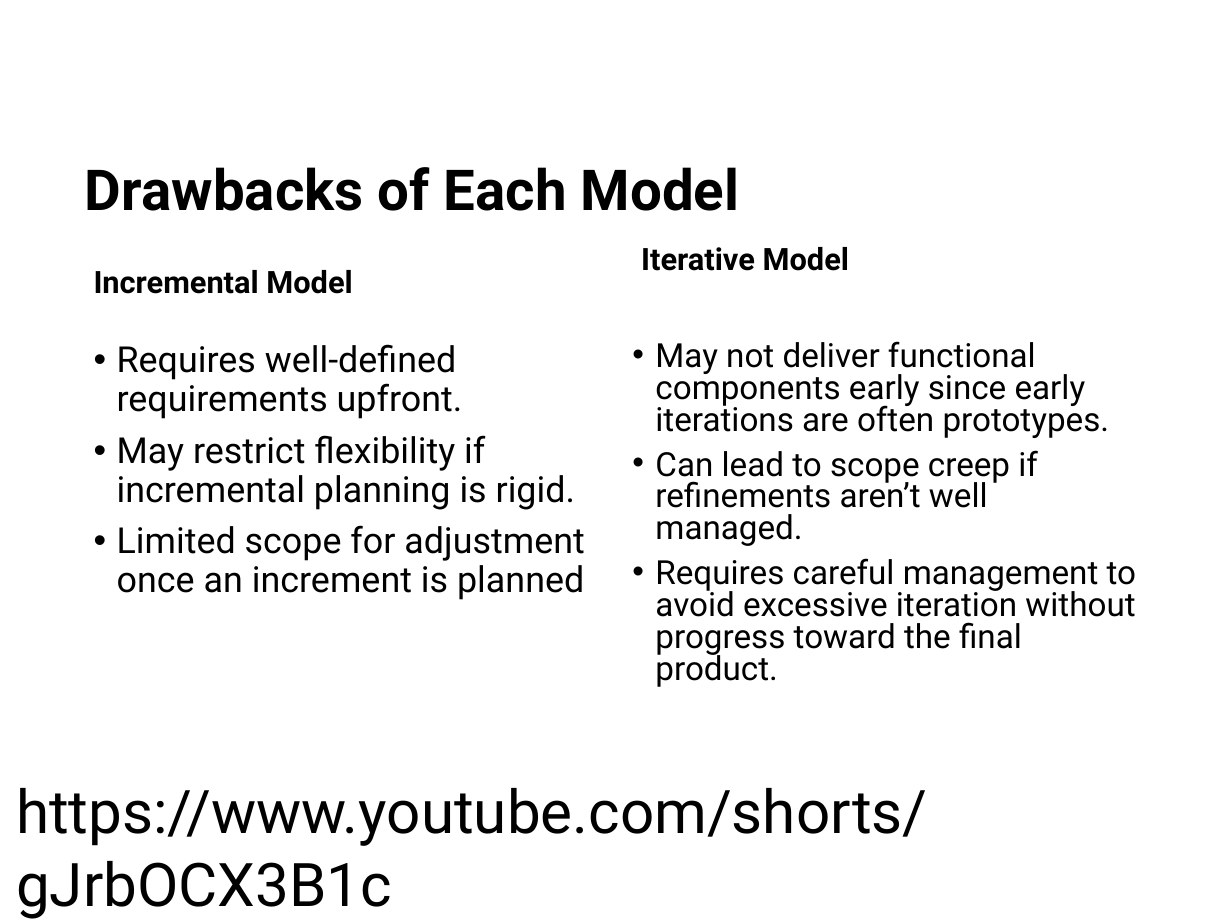
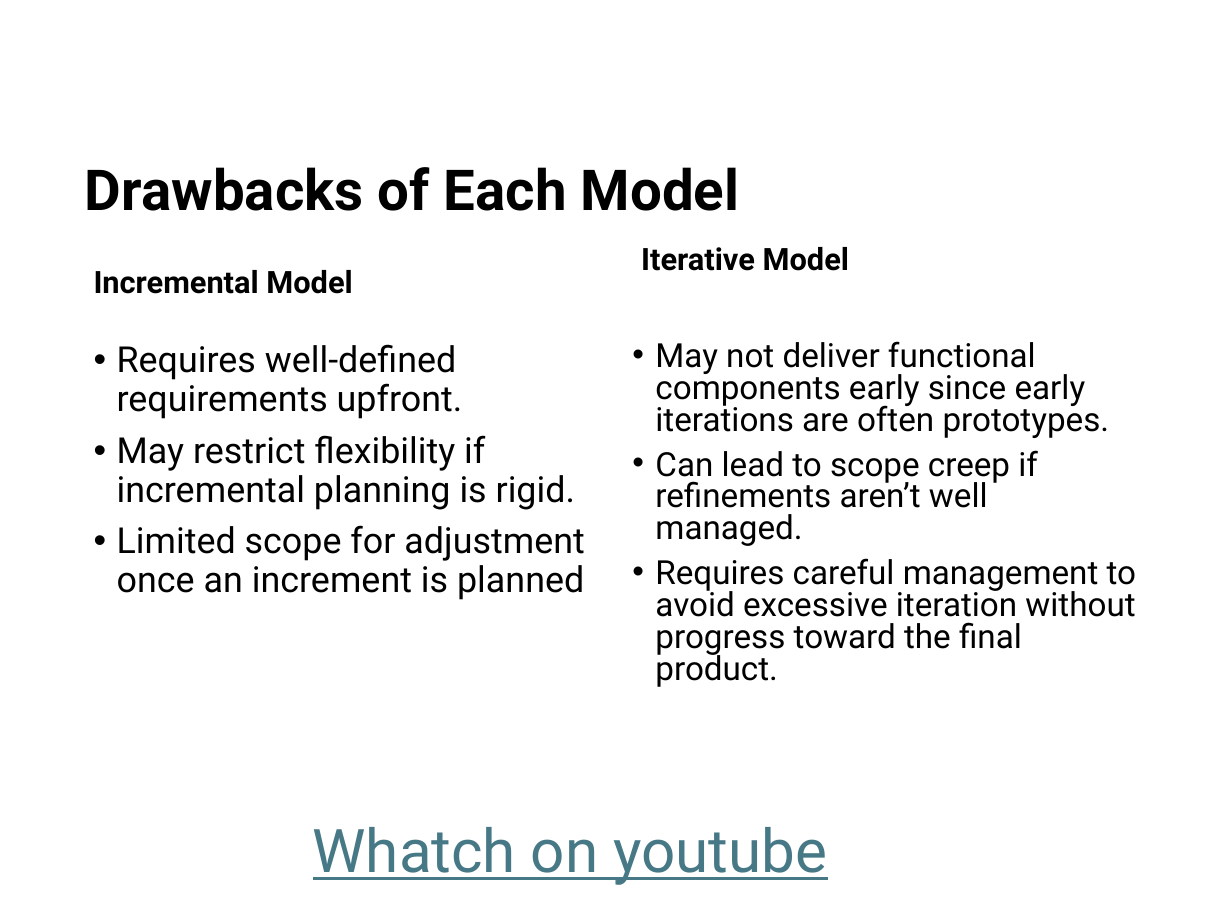
Before and after one commit to mutanganajoseph/Documents, a slide deck: slide 17 of auca/Sem-3/softwareEngineering/Lecture/Lecture 3_Software Process and Software Process Models.pptx. Drawn at 1232x924 pixels with LibreOffice and Linux fonts; fonts in the diff are those of the drawing. Boxes give left, top, right and bottom in pixels: in the first picture for what was removed or moved away, otherwise in the second. Text is boxed around its words. In the diff, an @@ line names an element or a change of style, - is before the commit and + after.

```diff
--- a/auca/Sem-3/softwareEngineering/Lecture/Lecture 3_Software Process and Software Process Models.pptx
+++ b/auca/Sem-3/softwareEngineering/Lecture/Lecture 3_Software Process and Software Process Models.pptx
@@ text at [313,827,827,885]: text changed; text colour #000000 to #467886 @@
-https://www.youtube.com/shorts/gJrbOCX3B1c
+Whatch on youtube
```
Also in this commit, not shown: 7 other slides changed, 13 other files.
